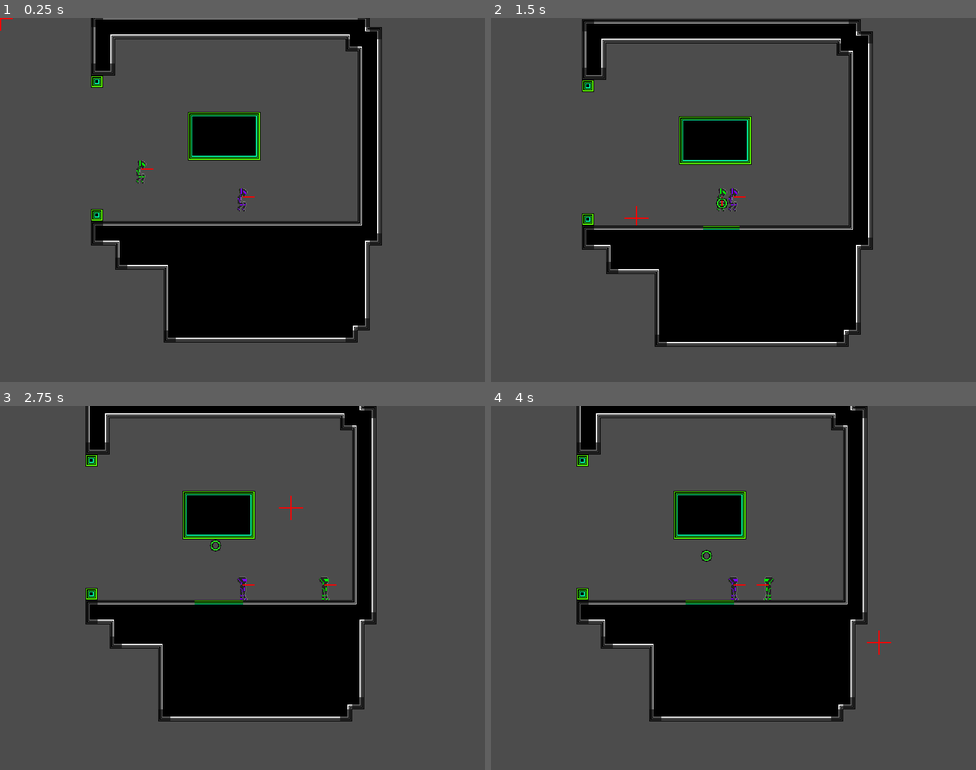
Above: before the commit, frames 1-4 (two rows, left to right).
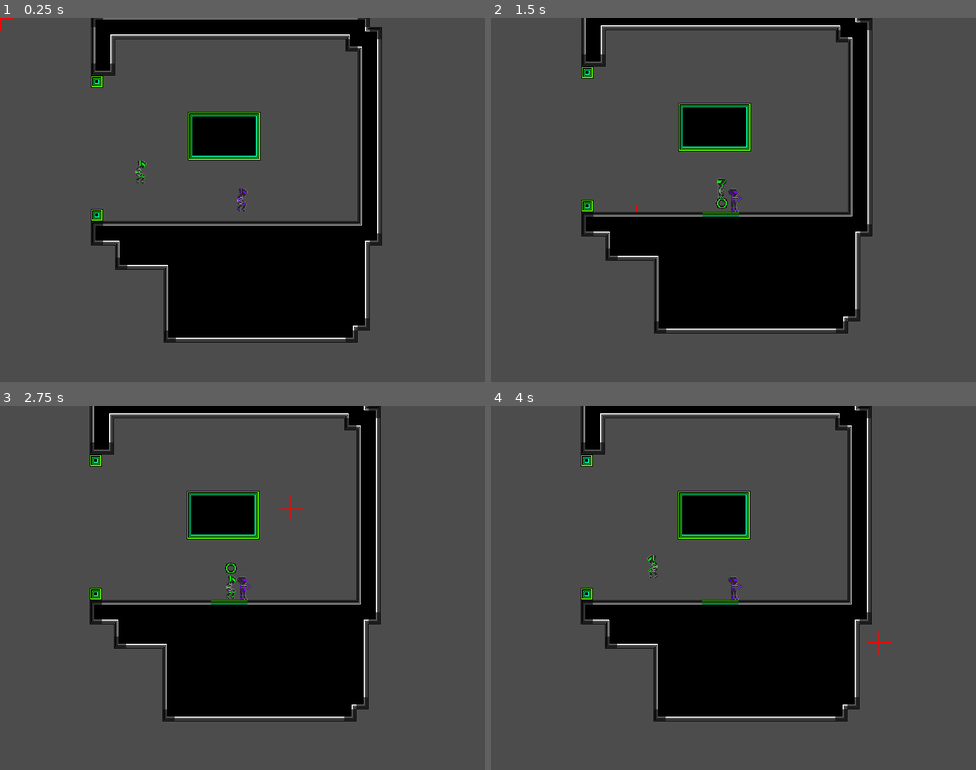
Above: after the commit, the same moments.

Repository: emmawithanE/Frisbee
Game: Godot game, scene res://scenes/World.tscn
The game is run twice, just before and just after one commit, with the same random seed, the same clock (stepped at 60 frames per second) and the same inputs.
Inputs (mouse positions are in pixels of both pictures, inside the frame that each line leads up to):
- Up to frame 1 (0.25 s): no input
- Up to frame 2 (1.5 s): move the mouse to (840, 181) at 0.52 s; hold Right (ui_right) 0.53-1.28 s; tap R (dash) at 0.6 s; tap Space (jump) at 0.77 s; move the mouse to (636, 218) at 1.27 s; hold Down (ui_down) from 1.28 s (still down); click (636, 218) at 1.35 s
- Up to frame 3 (2.75 s): tap Space (jump) at 1.52 s; tap R (dash) at 1.55, 2.1 s; move the mouse to (291, 507) at 2.02 s; release Down (ui_down) at 2.03 s; hold Right (ui_right) from 2.03 s (still down)
- Up to frame 4 (4 s): move the mouse to (709, 660) at 2.77 s; release Right (ui_right) at 2.78 s; hold Up (ui_up) 2.78-3.53 s; tap R (dash) at 2.85, 3.8 s; tap Space (jump) at 3.02, 3.77 s; move the mouse to (879, 642) at 3.52 s; hold Left (ui_left) from 3.53 s (still down); click (879, 642) at 3.6 s

The runs differ from the first frame. In frame 1, less than 0.1% of the frame differs, in the area x 27-53%, y 41-52%; in frame 2, 11%, in the area x 18-79%, y 0-91%; in frame 3, 3.4%; in frame 4, 3.3%.

Commit message:
Giving player an arm to throw frisbees with

Diff:
--- a/scenes/Player.gd
+++ b/scenes/Player.gd
@@ -68,28 +68,46 @@
 
 # Called every frame. 'delta' is the elapsed time since the previous frame.
 func _physics_process(delta):
+
 	# Fun with sprites
-	$Pointing.set_rotation(aim_vector().angle())
-
-	var pointdir = fposmod($Pointing.rotation_degrees, 360)
-
-	if pointdir > 90 && pointdir <= 270:
+	var point = aim_vector().angle()
+	print(float(point / PI))
+	if point > PI/2 || point < -PI/2:
+		print("flipping h, set rotation at angle " + str((PI - point)/PI))
 		$Sprite.flip_h = true
+		$Pointing.flip_h = true
+		$Pointing.set_rotation(point - PI)
+		$Pointing.set_position(Vector2(1,-2))
 	else:
 		$Sprite.flip_h = false
-
+		$Pointing.flip_h = false
+		$Pointing.set_rotation(point)
+		$Pointing.set_position(Vector2(-1,-2))
+
+	match shooting_state:
+		ShootingStates.Ready:
+			$Pointing.set_frame_coords(Vector2(1 + 3 * int(!on_floor), colour - 1))
+		ShootingStates.Grabbing:
+			$Pointing.set_frame_coords(Vector2(2, colour - 1))
+		_:
+			$Pointing.set_frame_coords(Vector2(0  + 3 * int(!on_floor), colour - 1))
+
+	$Pointing.set_visible(true)
 	match dash_state:
 		DashState.ChargingDash:
 			$Sprite.set_frame_coords(Vector2(2, colour - 1))
+			$Pointing.set_visible(false)
 		DashState.Dash:
 			$Sprite.set_frame_coords(Vector2(3, colour - 1))
 			$Sprite.rotation = vel.angle() - PI/2
+			$Pointing.set_visible(false)
 		_:
 			if on_floor:
 				$Sprite.set_frame_coords(Vector2(0, colour - 1))
 			else:
 				$Sprite.set_frame_coords(Vector2(1, colour - 1))
 
+	# Throw or catch a ball
 	if Input.is_action_just_pressed(UI_CLICK):
 		match shooting_state:
 			ShootingStates.Ready:
@@ -97,8 +115,8 @@
 				var shot_instance = bullet.instance()
 				shot_instance.set_colour(colour)
 				shot_instance.position = $Pointing/End.global_position
-				shot_instance.rotation = $Pointing.rotation
 				set_shot_exception(shot_instance)
+				shot_instance.rotation = aim_vector().angle()
 				get_parent().add_child(shot_instance)
 				# print("Shot fired.")
 				shooting_state = ShootingStates.Empty
@@ -128,8 +146,8 @@
 	if on_floor:
 		if Input.is_action_just_pressed(UI_JUMP):
 			vel.y = -JUMP
+
 	# movement
-
 	var left = Input.is_action_pressed(UI_LEFT)
 	var right = Input.is_action_pressed(UI_RIGHT)
 	if left != right:
@@ -160,7 +178,6 @@
 
 	# Gravity time
 	vel.y += gravity
-
 	var remaining_force = vel*delta
 	on_floor = false
 	for _i in range(4):
@@ -194,6 +211,7 @@
 					var dv = (vel*coll.normal).length()*coll.normal
 					vel += dv
 
+
 func grab_timeout():
 	print("timeout")
 	match shooting_state:
@@ -222,7 +240,7 @@
 		_:
 			assert(false, "dash state=" + str(dash_state) + " when timer ended")
 
-func ball_collision(ball, collision):
+func ball_collision(ball, _collision):
 	print("ball collision")
 	print("ss == " + str(shooting_state))
 	print("ds == " + str(dash_state))
--- a/scenes/Player.tscn
+++ b/scenes/Player.tscn
@@ -2,7 +2,7 @@
 
 [ext_resource path="res://scenes/Player.gd" type="Script" id=1]
 [ext_resource path="res://sprites/players.png" type="Texture" id=2]
-[ext_resource path="res://sprites/RedLine.png" type="Texture" id=3]
+[ext_resource path="res://sprites/arm.png" type="Texture" id=3]
 [ext_resource path="res://scenes/Shot.tscn" type="PackedScene" id=4]
 
 [sub_resource type="RectangleShape2D" id=1]
@@ -24,14 +24,16 @@
 shape = SubResource( 1 )
 
 [node name="Pointing" type="Sprite" parent="."]
-position = Vector2( 0, -4 )
+position = Vector2( -1, -2 )
 texture = ExtResource( 3 )
+hframes = 5
+vframes = 2
 __meta__ = {
 "_edit_group_": true
 }
 
 [node name="End" type="Position2D" parent="Pointing"]
-position = Vector2( 16, 0 )
+position = Vector2( 8, 0 )
 
 [node name="GrabTimer" type="Timer" parent="."]
 one_shot = true
Binary file added: sprites/arm.png
Not shown, added: sprites/arm.png.import
Not shown, added: sprites/arm.psd
Not shown, changed: sprites/stickfig.psd
